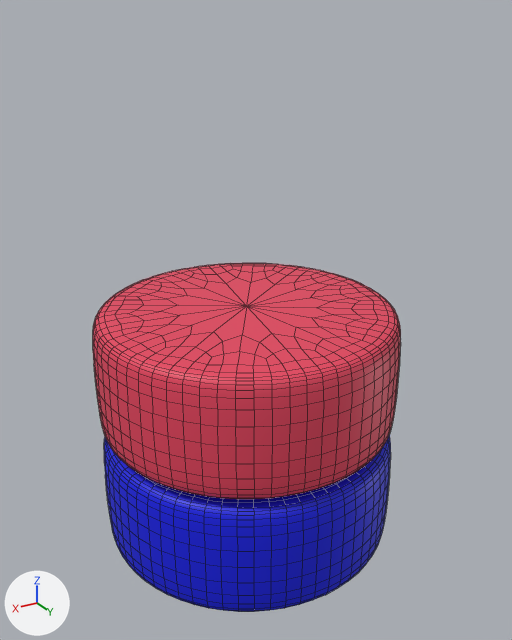
The Blender file dalma.blend as it was, and as the next commit left it.
Before and after are seen from a 50 mm camera at (2.09, 3.6, 2.92) aimed at (0.02, 0.15, 1.19). Arrows for +X, +Y and +Z are at lower left; the lights stay in place. Mesh edges are drawn as thin lines.

Script lines for the objects in view, before the commit:
```python
me_cylinder_001 = bpy.data.meshes.new('Cylinder.001')
me_cylinder_001.from_pydata(...)  # 96 vertices, 82 faces; spans x -1.0..1.0, y -1.0..1.0, z -0.41..0.41
me_cylinder_001.polygons.foreach_set('use_smooth', [True] * 82)
me_cylinder_001.materials.append(mat_material_001)  # blue #0d1ae7
me_cylinder_002 = bpy.data.meshes.new('Cylinder.002')
me_cylinder_002.from_pydata(...)  # 96 vertices, 82 faces; spans x -1.0..1.0, y -1.0..1.0, z -0.41..0.41
me_cylinder_002.polygons.foreach_set('use_smooth', [True] * 82)
me_cylinder_002.materials.append(mat_material_002)  # red #e7445f
ob_cylinder = bpy.data.objects.new('Cylinder', me_cylinder_001)
ob_cylinder.location = (0.0, 0.0, 0.0)
_m = ob_cylinder.modifiers.new('Subdivision', 'SUBSURF')
_m.levels = 2
ob_cylinder_001 = bpy.data.objects.new('Cylinder.001', me_cylinder_002)
ob_cylinder_001.location = (0.0, 0.0, 0.822)
_m = ob_cylinder_001.modifiers.new('Subdivision', 'SUBSURF')
_m.levels = 2
```
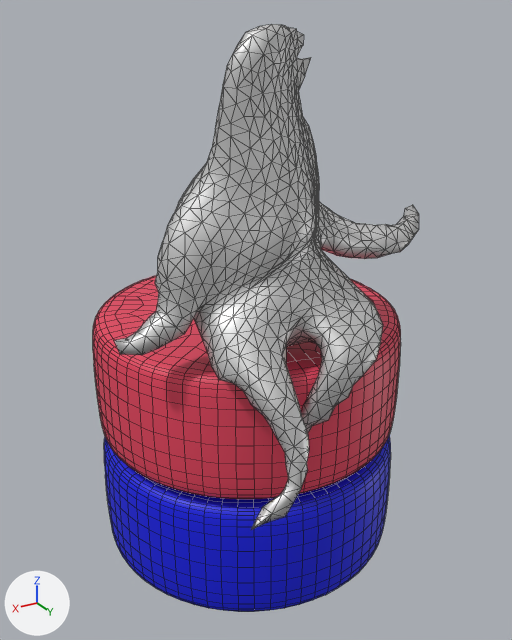
The newer file is also turned or shifted as a whole; pictures and numbers use the older file's frame.

The change, as a list of edits to the scene's bpy script:
```text
Add mat_material_003:
    mat_material_003 = principled_material('Material.003')
    mat_material_003.base_color = (0.8, 0.8, 0.8)  # white #e7e7e7
    mat_material_003.metallic = 0.677
Add me_sphere:
    me_sphere.from_pydata(...)  # 1295 vertices, 2586 faces; spans x -1.5..1.01, y -2.64..2.1, z -2.24..3.35
    me_sphere.polygons.foreach_set('use_smooth', [True] * 2586)
    me_sphere.materials.append(mat_material_003)  # white #e7e7e7
Add ob_sphere:
    ob_sphere = bpy.data.objects.new('Sphere', me_sphere)
    ob_sphere.location = (0.197, 0.617, 1.496)
    ob_sphere.rotation_euler = (0.0, 0.0, -1.687)  # degrees (0, 0, -97)
    ob_sphere.scale = (0.413, 0.413, 0.413)
```

What differs and where, as boxes [x1, y1, x2, y2] in the pictures (512 x 640 px):
'Sphere', added: after [114, 24, 419, 530]
